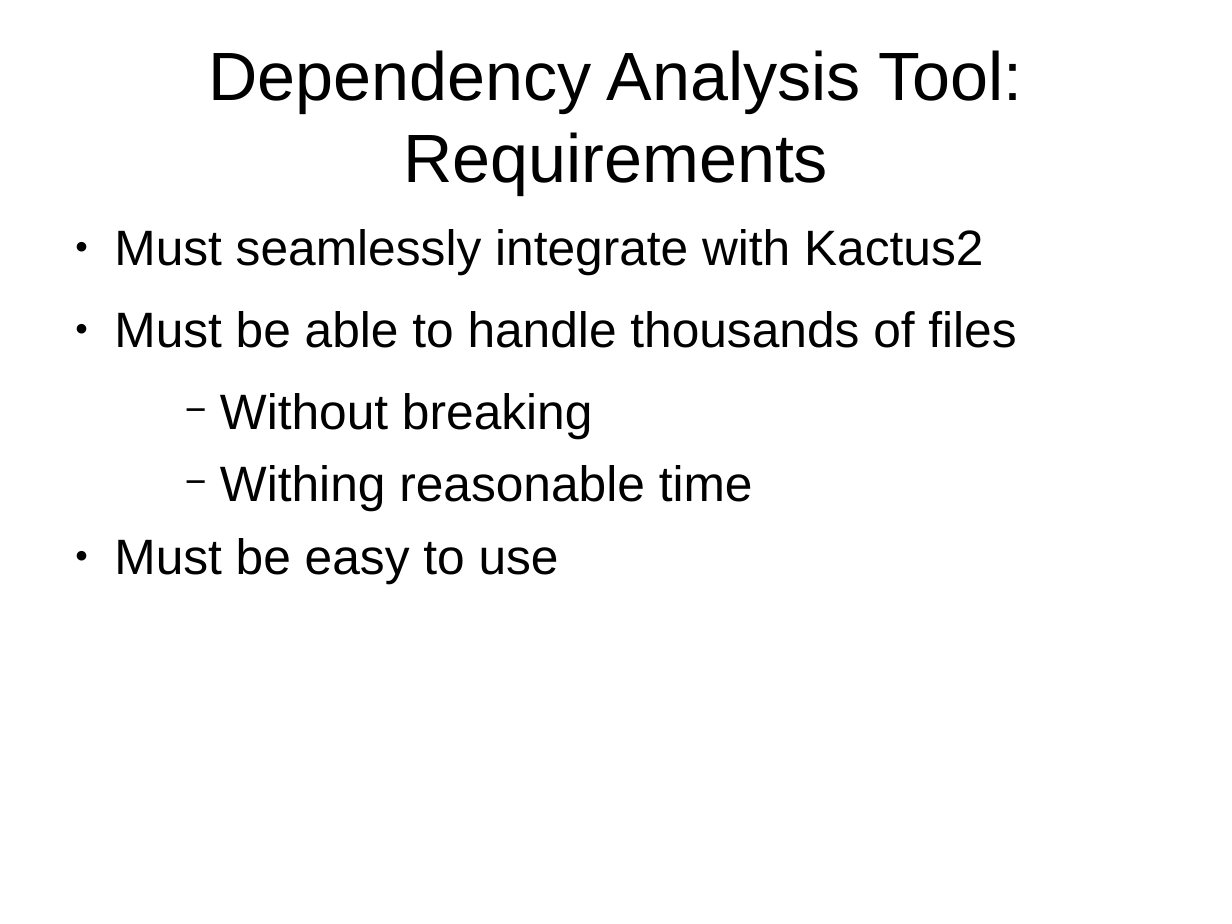
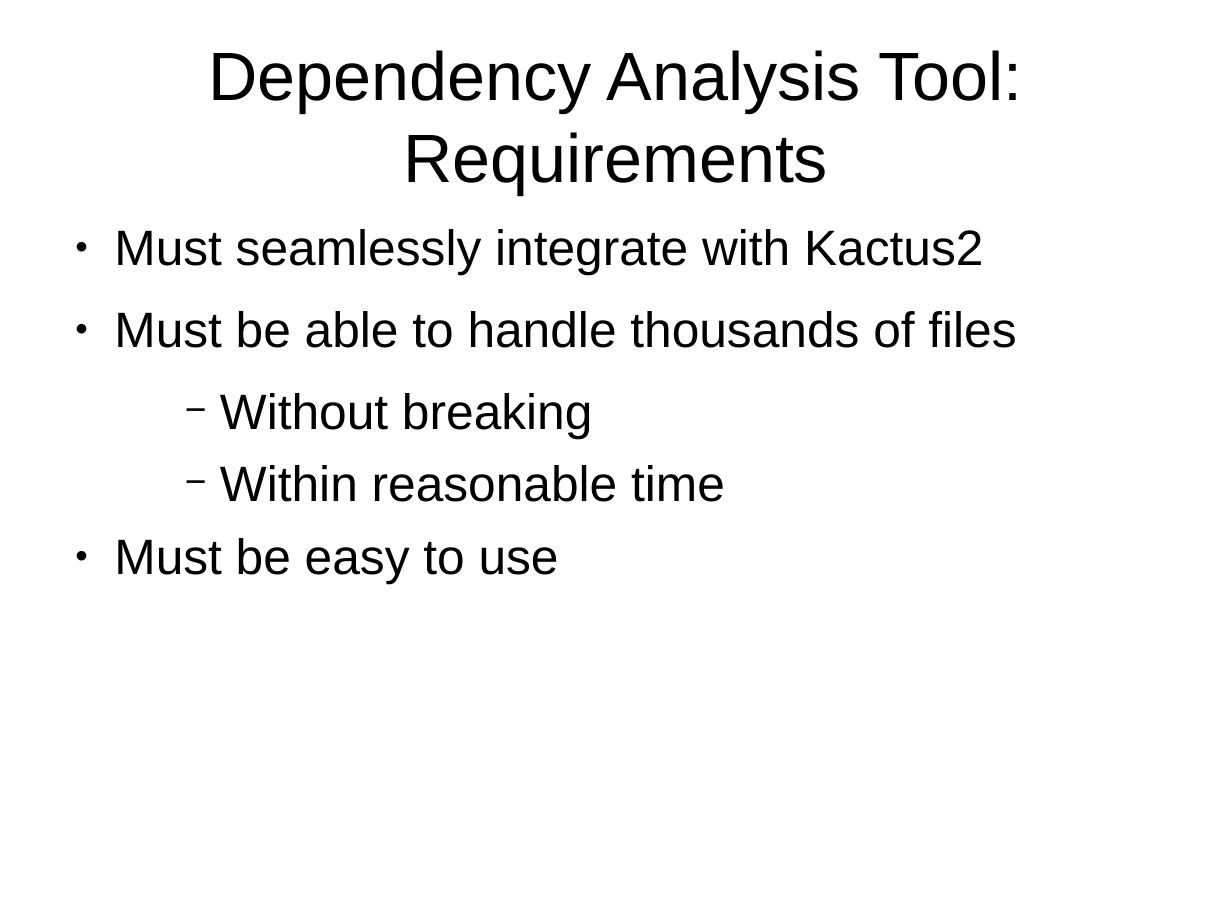
Before and after one commit to darwinbeing/kactus2all, a slide deck: slide 8 of Administrative/Project Plan Slides.odp. Drawn at 1232x924 pixels with LibreOffice and Linux fonts; fonts in the diff are those of the drawing. Boxes give left, top, right and bottom in pixels: in the first picture for what was removed or moved away, otherwise in the second. Text is boxed around its words. In the diff, an @@ line names an element or a change of style, - is before the commit and + after.

Commit message:
Fixed a typo in the original project plan slides and made a Power Point version using the DCS template.

```diff
--- a/Administrative/Project Plan Slides.odp
+++ b/Administrative/Project Plan Slides.odp
@@ text at (220, 465, 725, 502): text changed @@
-    − Withing reasonable time
+    − Within reasonable time
```
Also in this commit, not shown: 1 other file.
